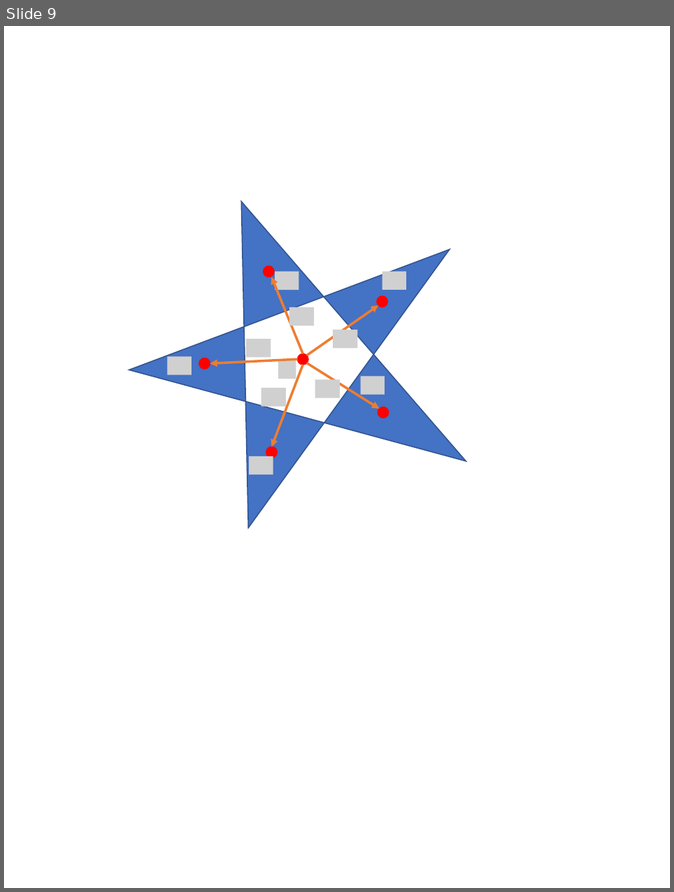
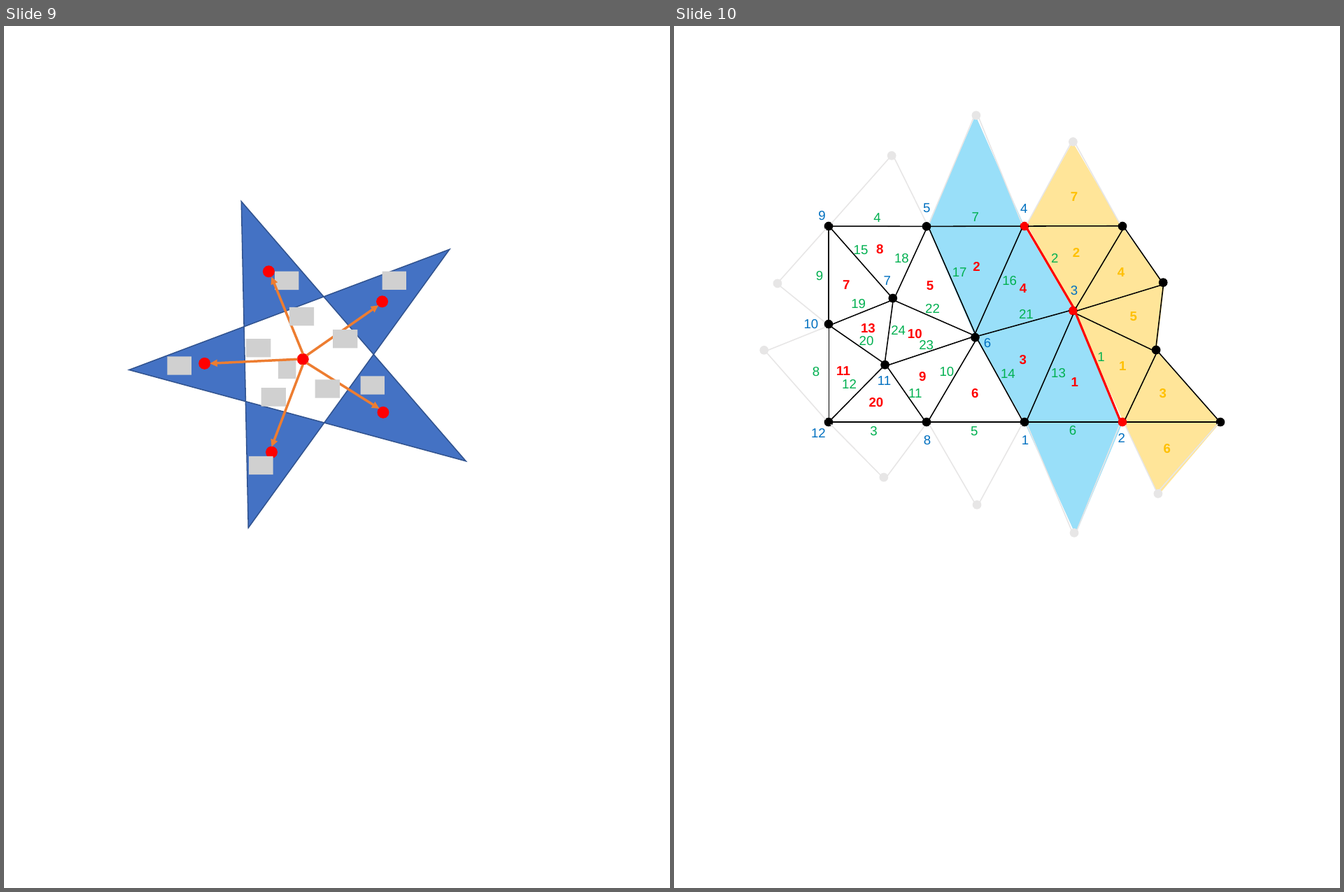
Before and after one commit to xuxiaoli-1993/xuxiaoli-1993.github.io, a slide deck: myCFDTutorial/Figures.pptx. Shown side by side, each under a label of ours: slide 9 before the commit, slides 9 and 10 after it. The pictures are 674x892 and 1344x892 pixels, drawn with LibreOffice and Linux fonts; fonts in the diff are those of the drawing; grey boxes stand for pictures. Boxes give left, top, right and bottom in pixels: in the first picture for what was removed or moved away, otherwise in the second. Text is boxed around its words. In the diff, an @@ line names an element or a change of style, - is before the commit and + after.

```diff
--- a/myCFDTutorial/Figures.pptx
+++ b/myCFDTutorial/Figures.pptx
@@ slide 10 added at (674,26,1340,888), background #FFFFFF @@
@@ group added at (760,111,1224,537): 56 texts, 51 lines, 25 ellipses, 2 freeform shapes @@
+12
+9
+10
+5
+4
+8
+1
+2
+7
+11
+6
+3
+3
+1
+4
+2
+5
+8
+7
+13
+10
+11
+20
+9
+6
+3
+5
+6
+7
+4
+9
+8
+15
+19
+20
+12
+11
+10
+23
+22
+17
+24
+18
+16
+2
+21
+14
+13
+1
+1
+2
+3
+4
+5
+6
+7
```
Also in this commit, not shown: 1 other slide added, 35 other files.
